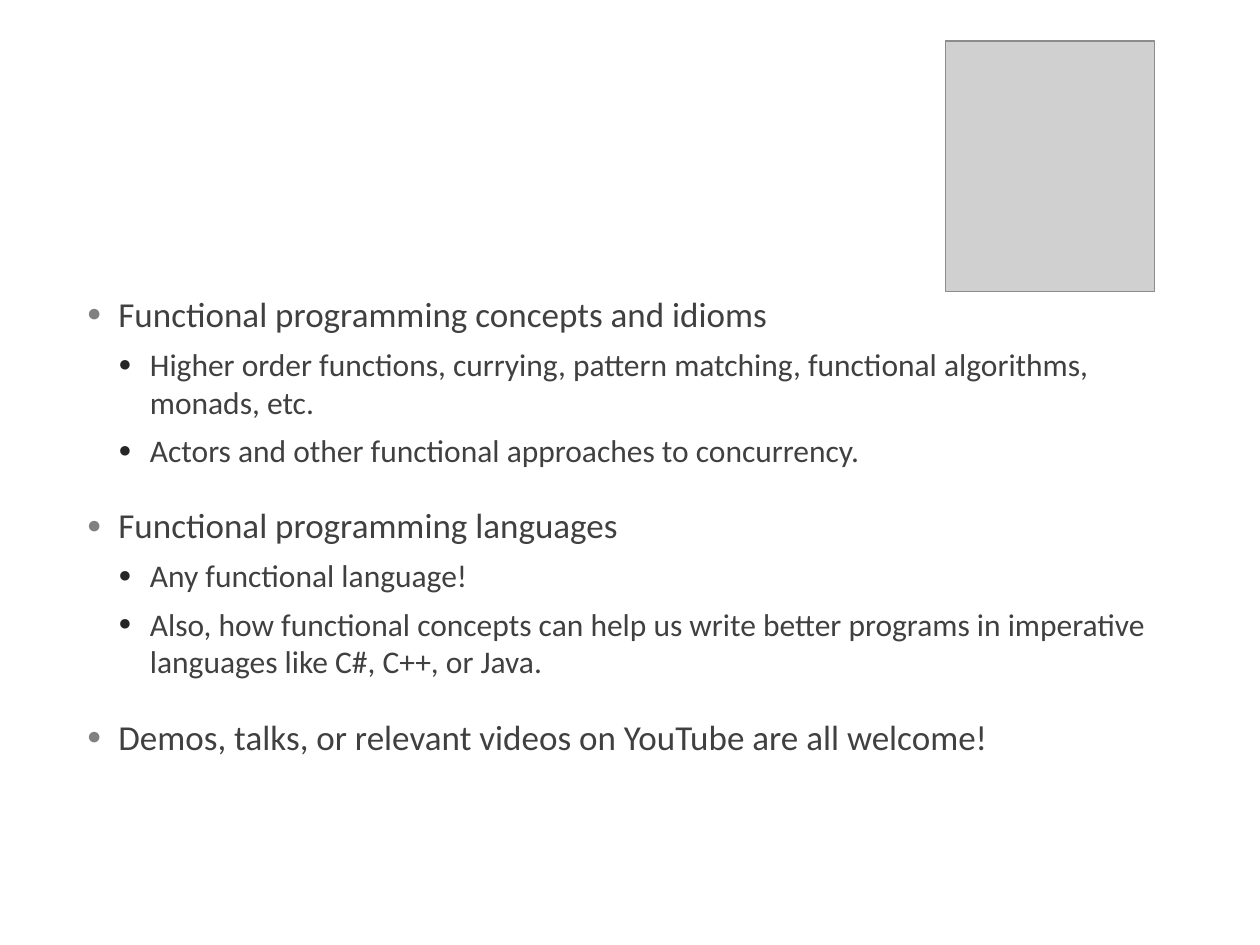
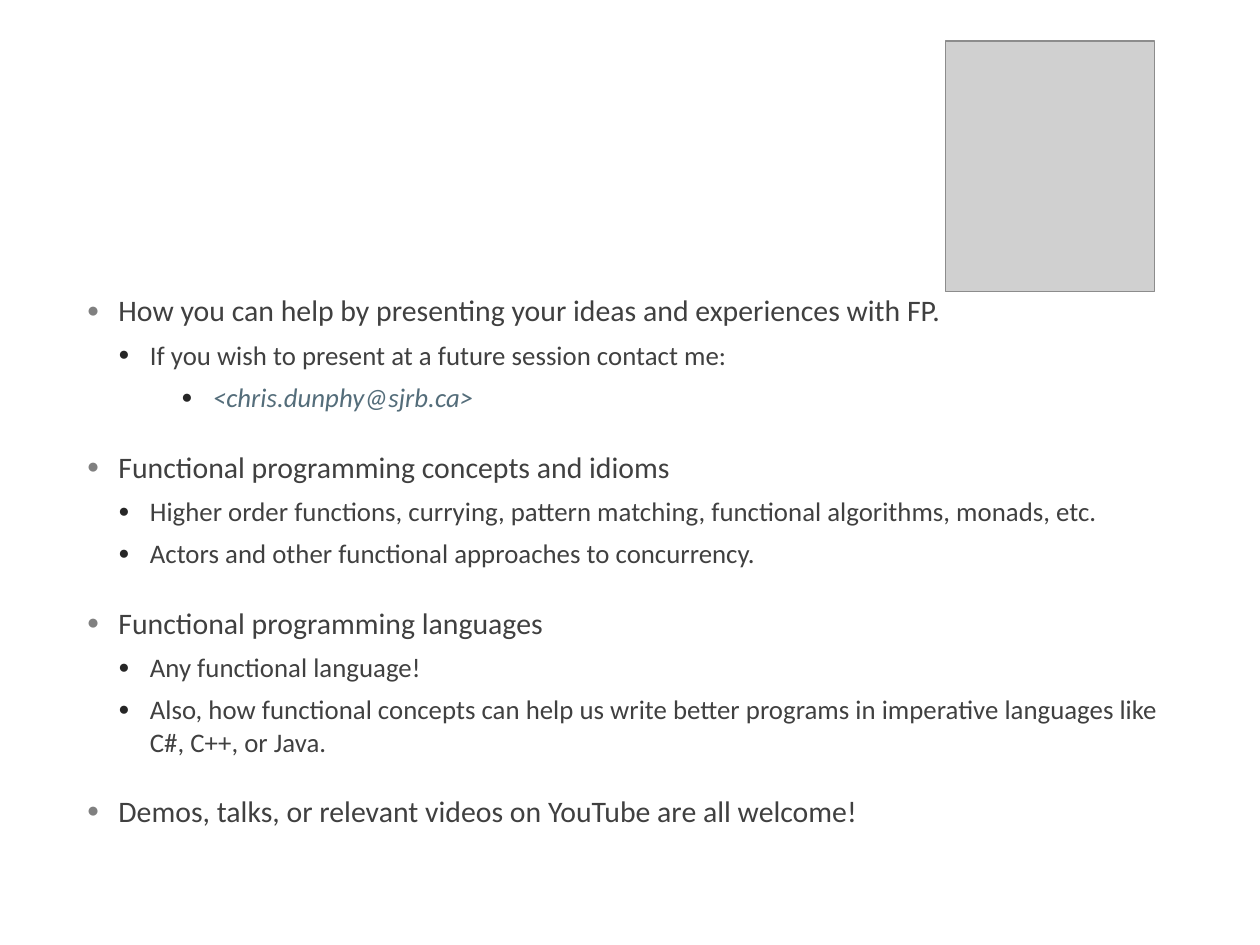
Before and after one commit to AtomicMegaNerd/fnprogfun1, a slide deck: slide 11 of fnprogfun1.pptx (slide 4 before the commit). Drawn at 1260x945 pixels with LibreOffice and Linux fonts; fonts in the diff are those of the drawing; grey boxes stand for pictures; background and template pictures are left out. Boxes give left, top, right and bottom in pixels: in the first picture for what was removed or moved away, otherwise in the second. Text is boxed around its words. In the diff, an @@ line names an element or a change of style, - is before the commit and + after.

```diff
--- a/fnprogfun1.pptx
+++ b/fnprogfun1.pptx
@@ text at [118,300,940,412]: paragraphs added @@
+● How you can help by presenting your ideas and experiences with FP.
+  ● If you wish to present at a future session contact me:
+      ● <chris.dunphy@sjrb.ca>
@@ text at [118,457,1157,826]: size 20 to 17 pt in "Functional programming concepts and idioms", "Functional programming languages", "Demos, talks, or relevant videos on YouTube ..."; size 18 to 15.3 pt in "Higher order functions, currying, pattern matching, function ...", "Actors and other functional approaches to concurrency.", "Any functional language!", "Also, how functional concepts can help us ..." @@
```
Also in this commit, not shown: 2 other slides changed, 1 slide removed, 1 other file.
